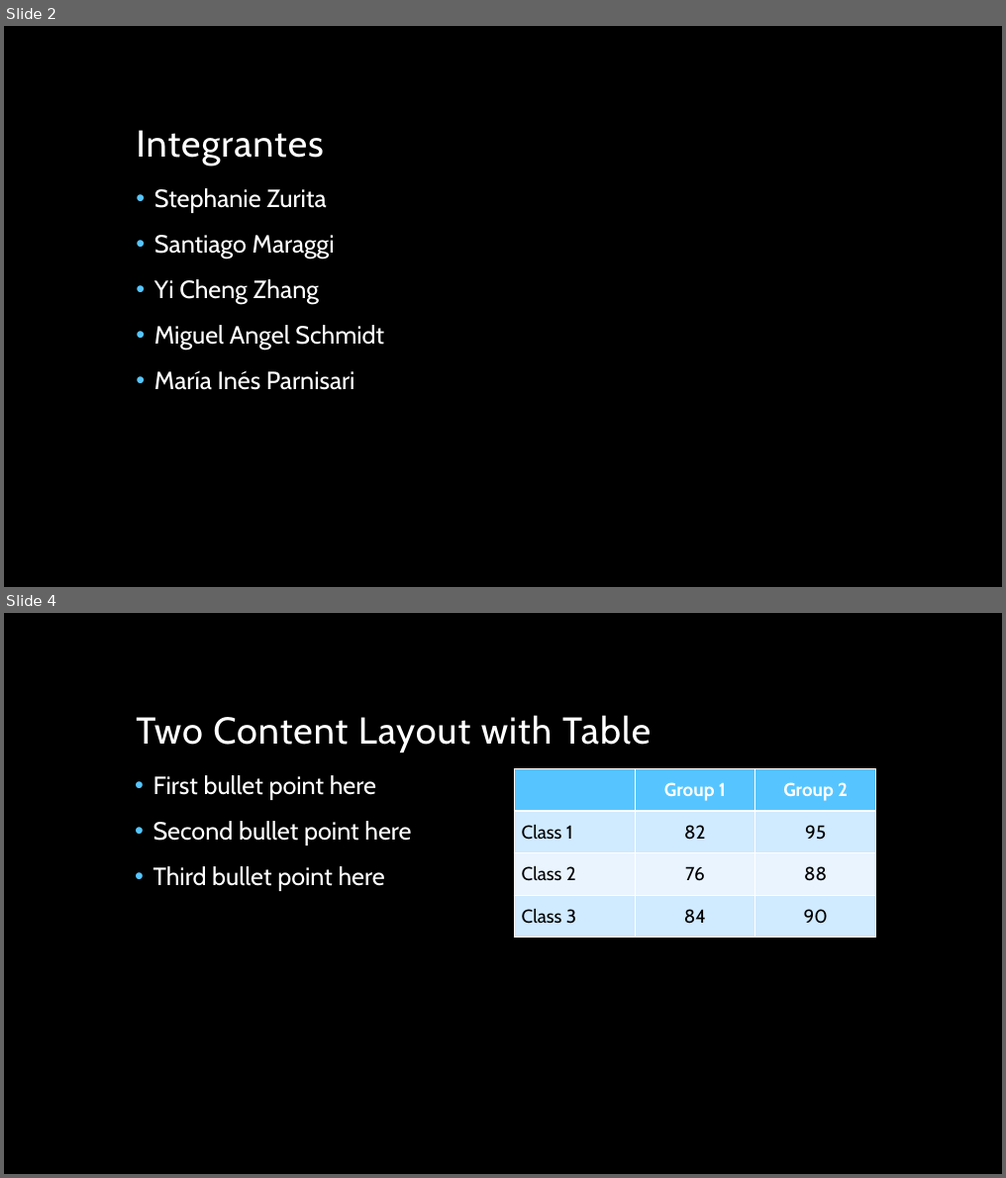
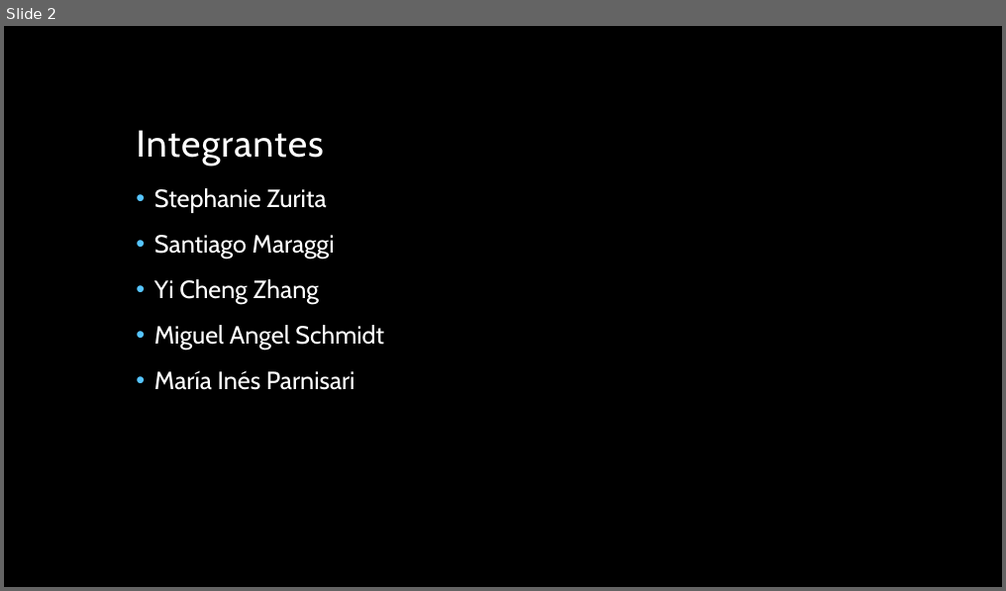
Before and after one commit to miparnisari/implantaciondesistemas, a slide deck: Presentacion/Fuga de Información en los Siglos XIX y.pptx. Shown one above the other, each under a label of ours: slides 2 and 4 before the commit, slide 2 after it; the slides between them are not shown. The pictures are 1006x1178 and 1006x591 pixels, drawn with LibreOffice and Linux fonts; fonts in the diff are those of the drawing; background and template pictures are left out. Boxes give left, top, right and bottom in pixels: in the first picture for what was removed or moved away, otherwise in the second. Text is boxed around its words. In the diff, an @@ line names an element or a change of style, - is before the commit and + after.

```diff
--- a/Presentacion/Fuga de Información en los Siglos XIX y.pptx
+++ b/Presentacion/Fuga de Información en los Siglos XIX y.pptx
@@ slide 4 removed at (4,613,1002,1174), background picture (left out) @@
@@ title removed at (136,715,650,753) @@
-Two Content Layout with Table
@@ text removed at (153,775,411,891) @@
-• First bullet point here
-• Second bullet point here
-• Third bullet point here
@@ table removed at (514,768,875,937), 4 rows, 3 columns @@
- | Group 1 | Group 2
-Class 1 | 82 | 95
-Class 2 | 76 | 88
-Class 3 | 84 | 90
```
Also in this commit, not shown: 6 slides added, 8 other slides removed, 1 other file.
